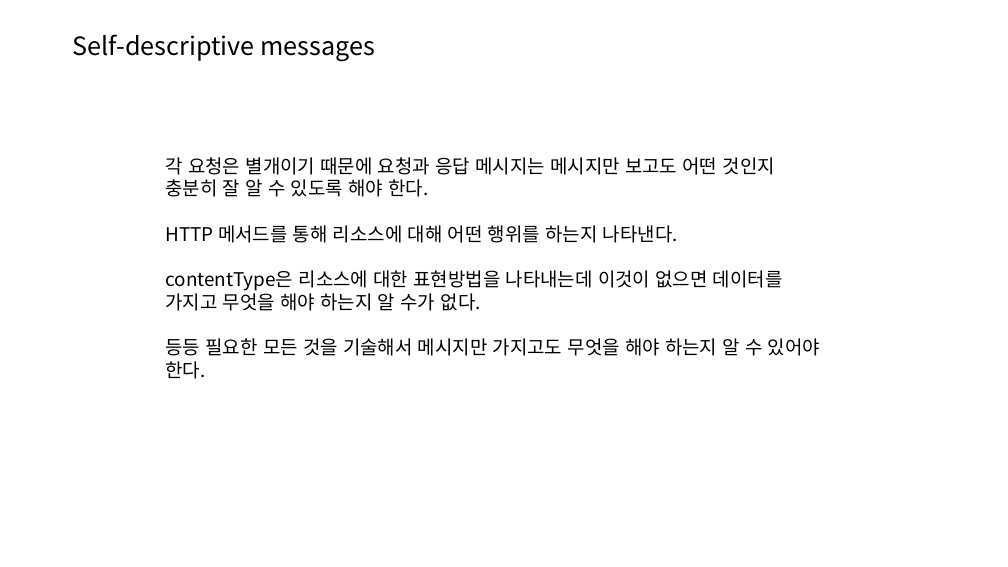
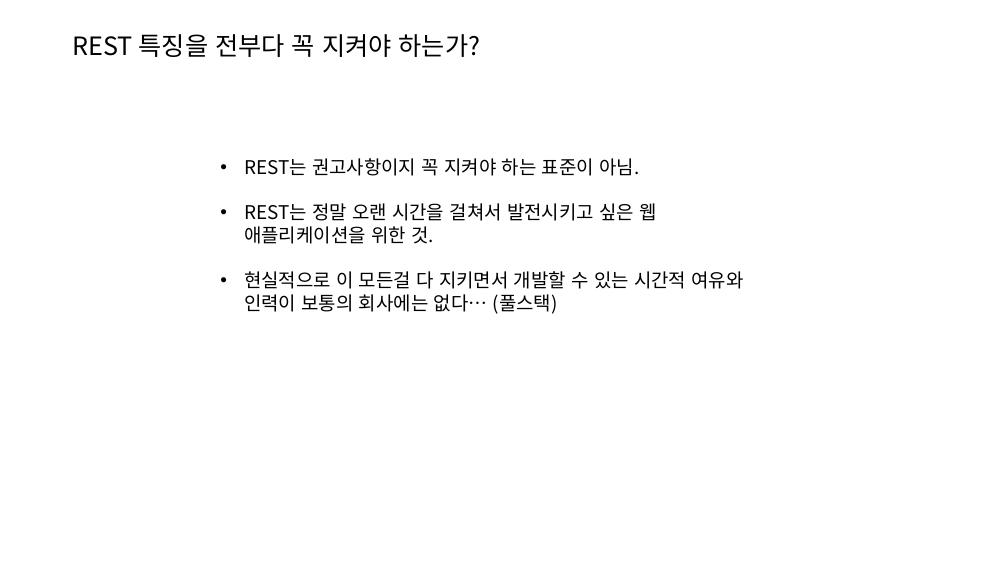
Before and after one commit to joonYK/study-boot-rest, a slide deck: slide 20 of SpringBoot Rest API.pptx (slide 19 before the commit). Drawn at 1008x567 pixels with LibreOffice and Linux fonts; fonts in the diff are those of the drawing. Boxes give left, top, right and bottom in pixels: in the first picture for what was removed or moved away, otherwise in the second. Text is boxed around its words. In the diff, an @@ line names an element or a change of style, - is before the commit and + after.

```diff
--- a/SpringBoot Rest API.pptx
+++ b/SpringBoot Rest API.pptx
@@ text at (73,34,480,57): text changed @@
-Self-descriptive messages
+REST 특징을 전부다 꼭 지켜야 하는가?
@@ text removed at (165,157,820,379) @@
-각 요청은 별개이기 때문에 요청과 응답 메시지는 메시지만 보고도 어떤 것인지 충분히 잘 알 수 있도록 해야 한다.
-HTTP 메서드를 통해 리소스에 대해 어떤 행위를 하는지 나타낸다.
-contentType은 리소스에 대한 표현방법을 나타내는데 이것이 없으면 데이터를 가지고 무엇을 해야 하는지 알 수가 없다.
-등등 필요한 모든 것을 기술해서 메시지만 가지고도 무엇을 해야 하는지 알 수 있어야 한다.
@@ text added at (244,158,744,314), 18 pt, text #000000 @@
+• REST는 권고사항이지 꼭 지켜야 하는 표준이 아님.
+• REST는 정말 오랜 시간을 걸쳐서 발전시키고 싶은 웹 애플리케이션을 위한 것.
+• 현실적으로 이 모든걸 다 지키면서 개발할 수 있는 시간적 여유와 인력이 보통의 회사에는 없다… (풀스택)
```
Also in this commit, not shown: 5 other slides changed.
